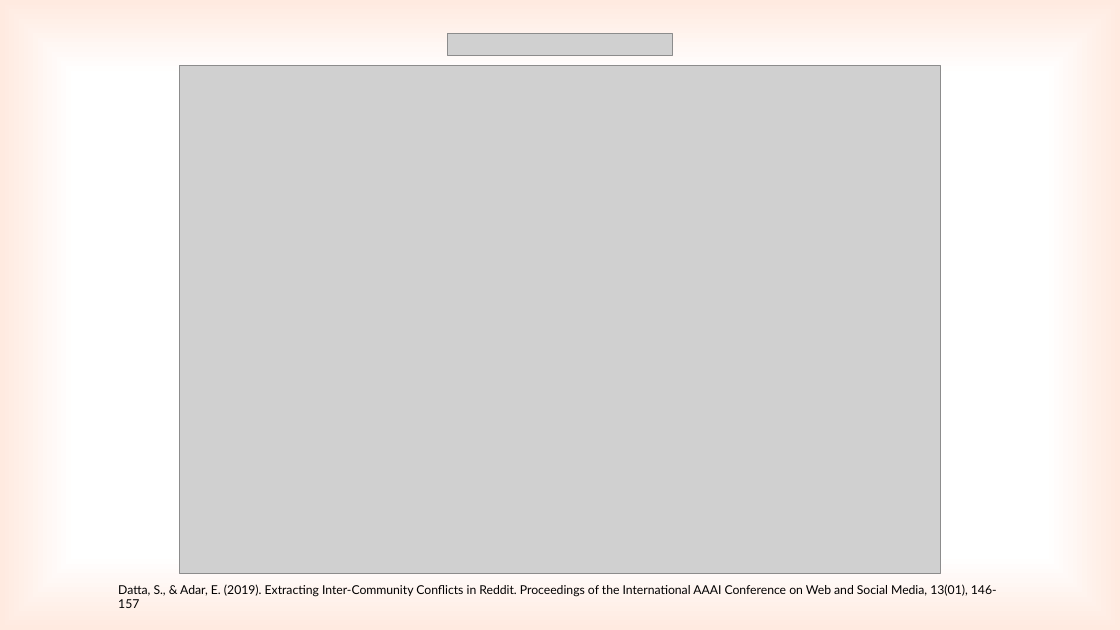
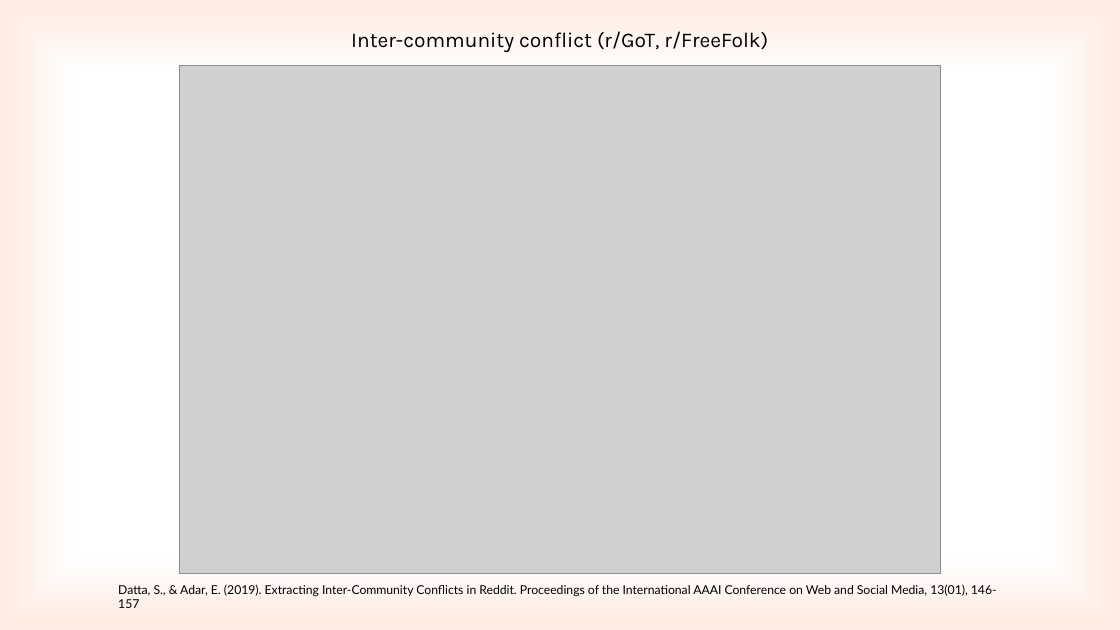
Before and after one commit to kwimbik/Applications-of-Computational-Intelligence, a slide deck: slide 11 of vizualizace.pptx. Drawn at 1120x630 pixels with LibreOffice and Linux fonts; fonts in the diff are those of the drawing; grey boxes stand for pictures. Boxes give left, top, right and bottom in pixels: in the first picture for what was removed or moved away, otherwise in the second. Text is boxed around its words. In the diff, an @@ line names an element or a change of style, - is before the commit and + after.

```diff
--- a/vizualizace.pptx
+++ b/vizualizace.pptx
@@ text added at (x1=351, y1=31, x2=768, y2=52), 18 pt, text #000000 @@
+Inter-community conflict (r/GoT, r/FreeFolk)
@@ picture removed at (x1=448, y1=34, x2=673, y2=55) @@
```
Also in this commit, not shown: 8 other slides changed.
